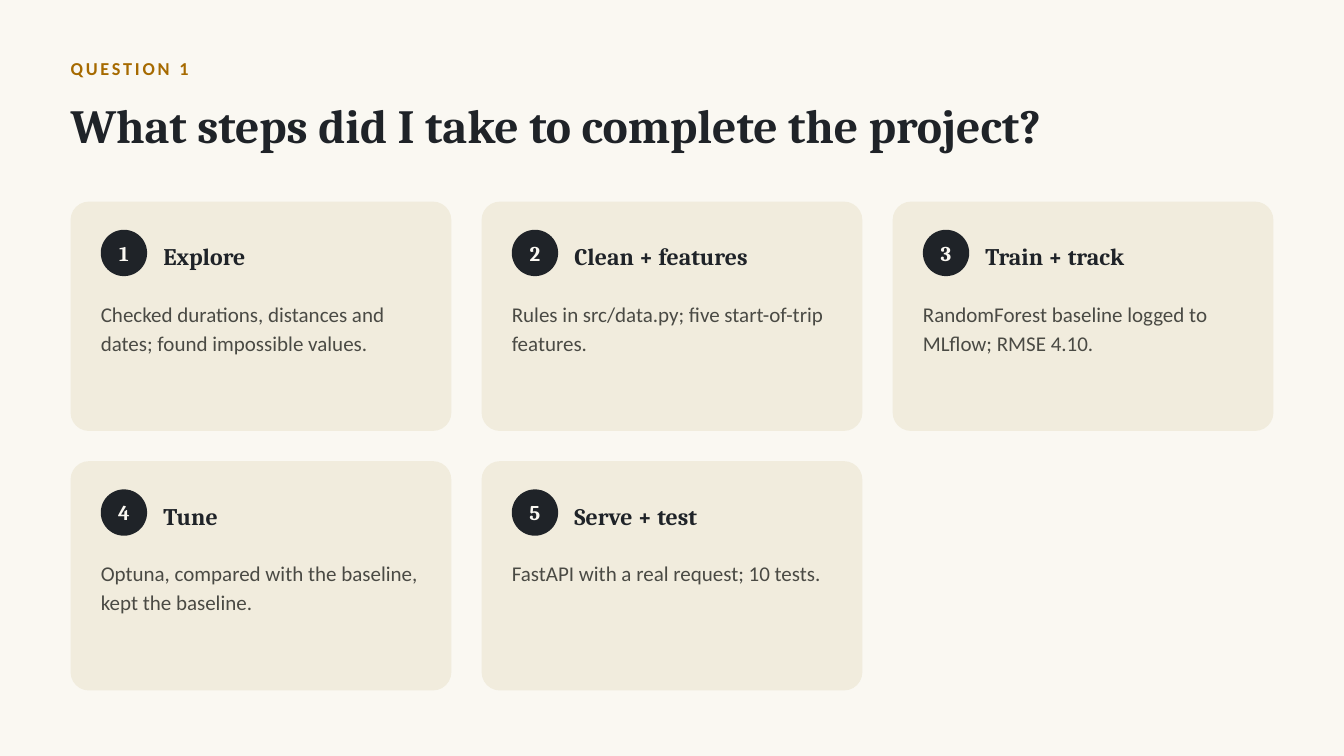
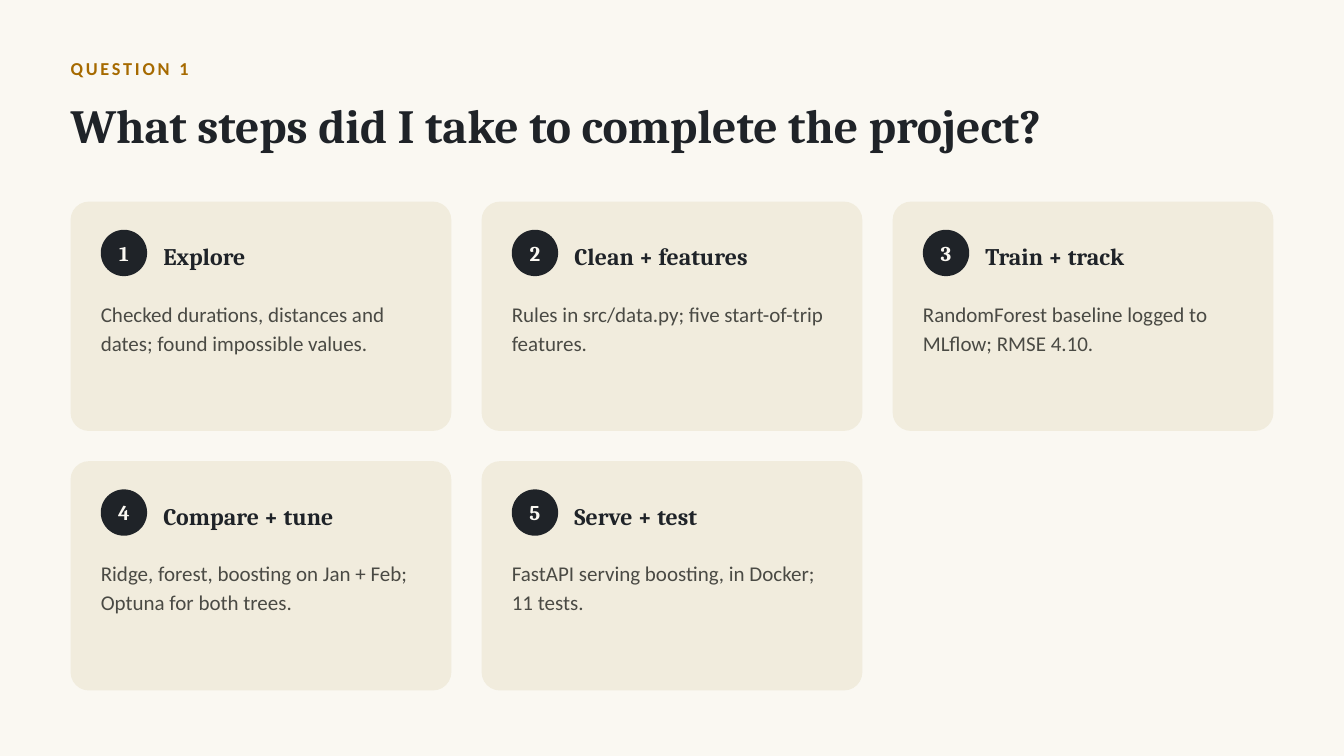
Before and after one commit to jeevan516/model-deployment-project, a slide deck: slide 8 of presentation/model-deployment-project.pptx (slide 7 before the commit). Drawn at 1344x756 pixels with LibreOffice and Linux fonts; fonts in the diff are those of the drawing. Boxes give left, top, right and bottom in pixels: in the first picture for what was removed or moved away, otherwise in the second. Text is boxed around its words. In the diff, an @@ line names an element or a change of style, - is before the commit and + after.

Commit message:
More approaches (Ridge, HistGradientBoosting) with a February 2025 check; serve HistGradientBoosting; container trains its model on first start; Portainer file for Windows

```diff
--- a/presentation/model-deployment-project.pptx
+++ b/presentation/model-deployment-project.pptx
@@ text at [163,509,334,530]: text changed @@
-Tune
+Compare + tune
@@ text at [101,566,407,614]: text changed @@
-Optuna, compared with the baseline, kept the baseline.
+Ridge, forest, boosting on Jan + Feb; Optuna for both trees.
@@ text at [512,566,814,610]: text changed @@
-FastAPI with a real request; 10 tests.
+FastAPI serving boosting, in Docker; 11 tests.
```
Also in this commit, not shown: 5 other slides changed, 1 slide added, 12 other files.
